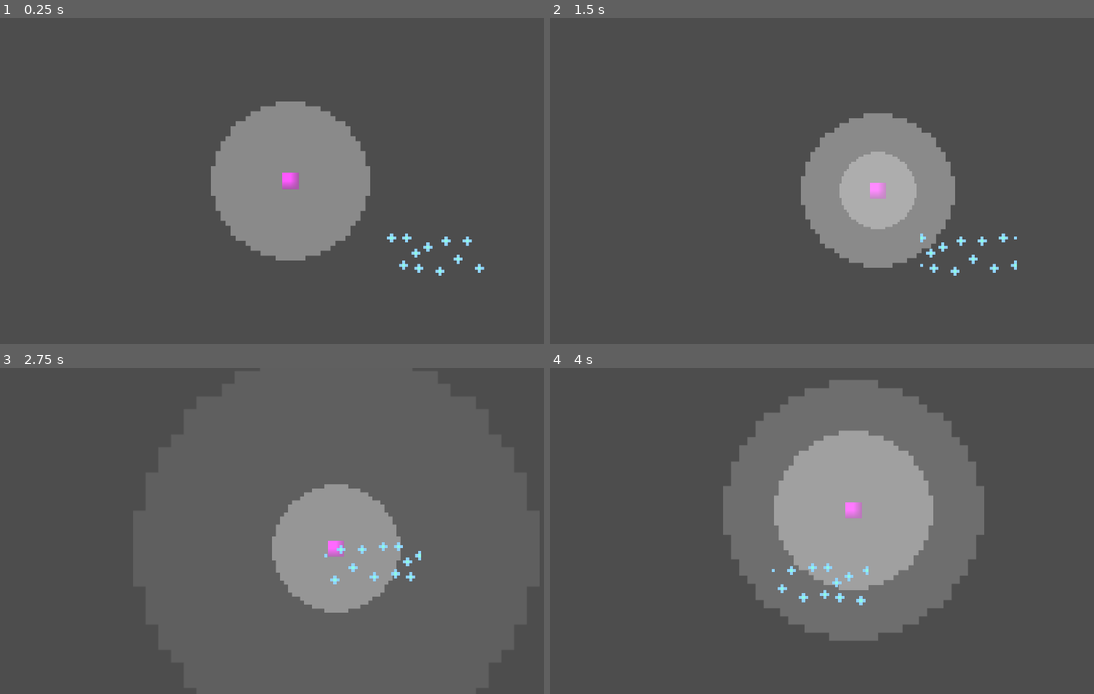
Above: before the commit, frames 1-4 (two rows, left to right).
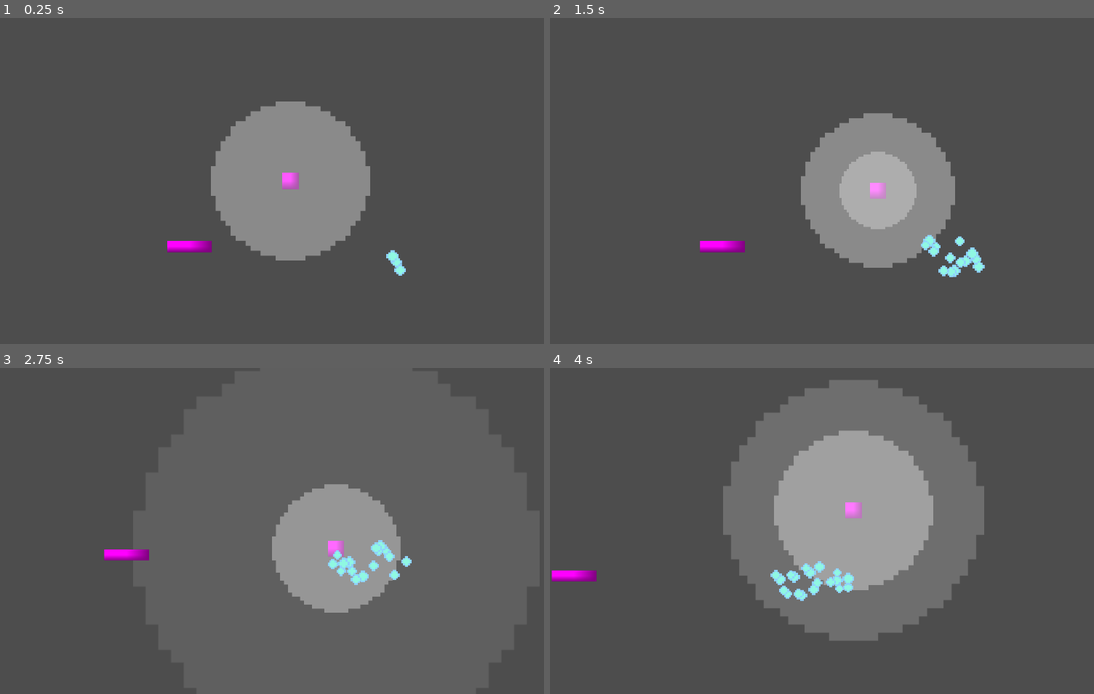
Above: after the commit, the same moments.

Repository: Meemog/LudumDare59
Game: Godot game, scene res://Scenes/main.tscn
Same seed, same stepped clock (60 frames per second), same inputs: the game is played once before the commit and once after it.
Inputs:
- Up to frame 1 (0.25 s): no input
- Up to frame 2 (1.5 s): hold D (right) 0.53-1.28 s; hold Space (personal_sonar) 0.53-1.28 s; hold S (down) from 1.28 s (still down); tap Space (personal_sonar) at 1.35 s
- Up to frame 3 (2.75 s): release S (down) at 2.03 s; hold D (right) from 2.03 s (still down); hold Space (personal_sonar) from 2.03 s (still down)
- Up to frame 4 (4 s): release D (right) at 2.78 s; release Space (personal_sonar) at 2.78 s; hold W (up) 2.78-3.53 s; tap Space (personal_sonar) at 2.85 s; hold A (left) from 3.53 s (still down); hold Space (personal_sonar) from 3.53 s (still down)

The runs differ from the first frame. In frame 1, 0.7% of the frame differs, in the area x 30-90%, y 65-80%; in frame 2, 1.0%; in frame 3, 1.0%; in frame 4, 1.1%, in the area x 0-59%, y 59-73%.

Commit message:
Changed bubbles to be a particle system

Diff:
--- a/Scenes/bubbles.tscn
+++ b/Scenes/bubbles.tscn
@@ -2,6 +2,7 @@
 
 [ext_resource type="Texture2D" uid="uid://bbwtrkgqlkqqi" path="res://Assets/Sprites/Bubble-Sheet.png" id="1_2ohvs"]
 [ext_resource type="Script" uid="uid://jegw7cwdy8ow" path="res://Scenes/bubbles.gd" id="1_urmec"]
+[ext_resource type="Texture2D" uid="uid://crfnm33et8tx" path="res://Assets/Sprites/bubble.png" id="3_moctl"]
 
 [sub_resource type="RectangleShape2D" id="RectangleShape2D_urmec"]
 size = Vector2(320, 140)
@@ -126,6 +127,19 @@
 "speed": 10.0
 }]
 
+[sub_resource type="ParticleProcessMaterial" id="ParticleProcessMaterial_h23i6"]
+particle_flag_disable_z = true
+emission_shape = 3
+emission_box_extents = Vector3(1, 61.125, 1)
+angle_min = 1.0728835e-05
+angle_max = 1.0728835e-05
+spread = 0.0
+initial_velocity_min = 120.0
+initial_velocity_max = 140.0
+gravity = Vector3(0, -10, 0)
+scale_min = 0.5
+scale_max = 0.7
+
 [node name="Bubbles" type="Node2D" unique_id=1341844542]
 script = ExtResource("1_urmec")
 
@@ -136,5 +150,15 @@
 shape = SubResource("RectangleShape2D_urmec")
 
 [node name="Sprite" type="AnimatedSprite2D" parent="." unique_id=1114422134]
+visible = false
 texture_filter = 1
 sprite_frames = SubResource("SpriteFrames_ep02r")
+
+[node name="GPUParticles2D" type="GPUParticles2D" parent="." unique_id=316643285]
+texture_filter = 1
+position = Vector2(-148, 9)
+amount = 20
+amount_ratio = 0.85
+texture = ExtResource("3_moctl")
+lifetime = 1.9400000000000002
+process_material = SubResource("ParticleProcessMaterial_h23i6")
--- a/Scenes/main.tscn
+++ b/Scenes/main.tscn
@@ -3,6 +3,7 @@
 [ext_resource type="PackedScene" uid="uid://bvl36w8yrs2e4" path="res://Scenes/player.tscn" id="1_jjgbg"]
 [ext_resource type="PackedScene" uid="uid://dki1bia61wip2" path="res://Scenes/bubbles.tscn" id="2_8gbba"]
 [ext_resource type="PackedScene" uid="uid://vtbmeiagl1st" path="res://Scenes/checkpoint.tscn" id="2_bo1nx"]
+[ext_resource type="PackedScene" uid="uid://eyawafj404ax" path="res://Scenes/test_wall.tscn" id="4_jjvhh"]
 
 [node name="Main" type="Node2D" unique_id=2099088848]
 
@@ -11,9 +12,14 @@
 
 [node name="Player" parent="." unique_id=1356148789 instance=ExtResource("1_jjgbg")]
 position = Vector2(545, 65)
+collision_mask = 3
 soft_max_velocity = 200.0
 hard_max_velocity = 400.0
 acceleration = 30.0
 
 [node name="Bubbles" parent="." unique_id=1341844542 instance=ExtResource("2_8gbba")]
 position = Vector2(1024, 309)
+
+[node name="TestWall" parent="." unique_id=535881776 instance=ExtResource("4_jjvhh")]
+position = Vector2(211, 282)
+collision_layer = 2
--- /dev/null
+++ b/Scenes/test_wall.tscn
@@ -0,0 +1,16 @@
+[gd_scene format=3 uid="uid://eyawafj404ax"]
+
+[sub_resource type="PlaceholderTexture2D" id="PlaceholderTexture2D_c8rlk"]
+
+[sub_resource type="RectangleShape2D" id="RectangleShape2D_iddas"]
+size = Vector2(148, 38)
+
+[node name="TestWall" type="StaticBody2D" unique_id=535881776]
+collision_layer = 2
+
+[node name="Sprite2D" type="Sprite2D" parent="." unique_id=579414561]
+scale = Vector2(147.5, 37.5)
+texture = SubResource("PlaceholderTexture2D_c8rlk")
+
+[node name="CollisionShape2D" type="CollisionShape2D" parent="." unique_id=1935070635]
+shape = SubResource("RectangleShape2D_iddas")
--- a/project.godot
+++ b/project.godot
@@ -56,7 +56,7 @@
 [layer_names]
 
 2d_physics/layer_1="Player"
-2d_physics/layer_2="layer 2"
+2d_physics/layer_2="Walls"
 
 [physics]
 
Binary file added: Assets/Sprites/bubble.png
Not shown, added: Assets/Sprites/bubble.png.import
